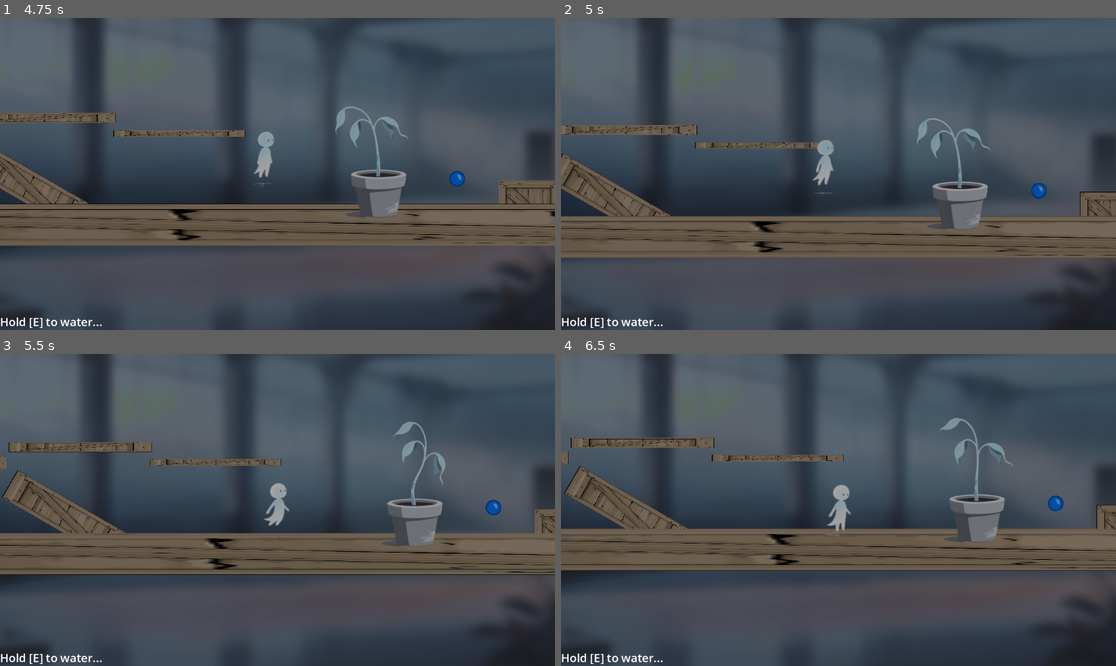
Above: before the commit, frames 1-4 (two rows, left to right).
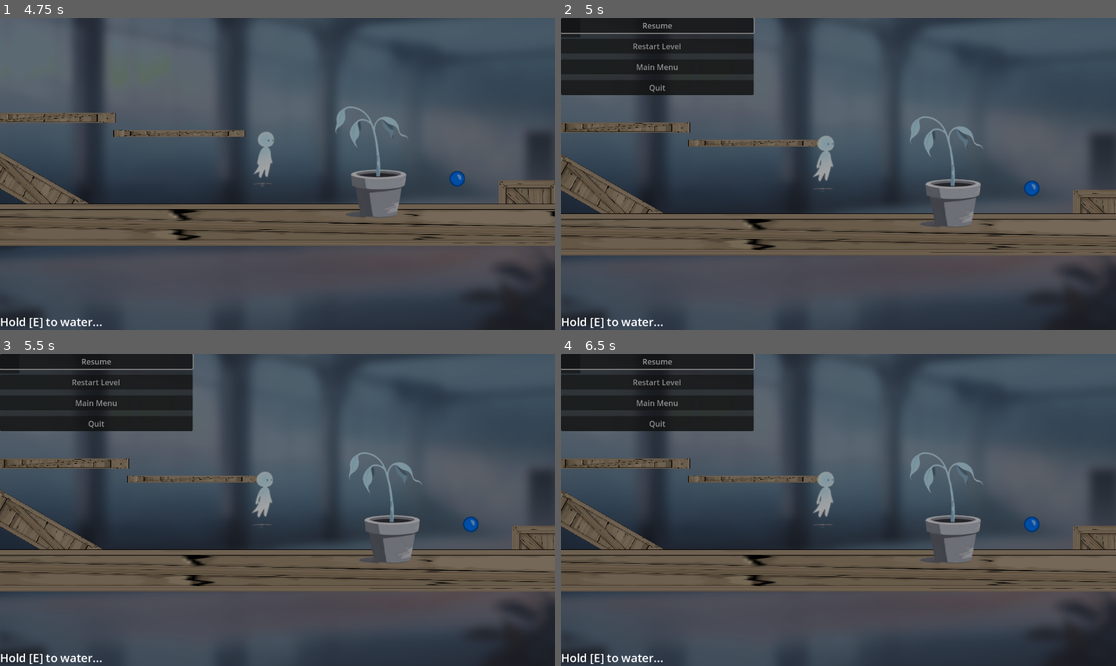
Above: after the commit, the same moments.

Repository: Yoloweeb/petals-of-you
Game: Godot game, scene res://scenes/start_menu.tscn
Two runs of this game, one before a commit and one after it. Both use one fixed random seed, a clock stepped at 60 frames per second and the inputs below. The engine's default icon, where the game draws it, is replaced by a stand-in: a white triangle on a blue panel in a dark square.
Inputs (mouse positions are in pixels of both pictures, inside the frame that each line leads up to):
- Up to frame 1 (4.75 s): click "Start" at 0.5 s; tap Enter at 1.25 s; move the mouse to (399, 158) at 1.27 s; hold D (move_right) 1.28-2 s; hold E (interact) 1.28-2 s; click (399, 158) at 1.42 s; tap Space (jump) at 1.52, 4.52 s; drag from (166, 189) to (432, 198) at 2.02 s; move the mouse to (333, 105) at 2.77 s; hold D (move_right) 2.78-3.5 s; tap Shift at 2.85 s; drag from (249, 236) to (449, 167) at 3.52 s; move the mouse to (444, 220) at 4.27 s; hold A (move_left) from 4.28 s (still down); tap Z at 4.35 s
- Up to frame 2 (5 s): keep holding A (move_left); tap Escape (ui_pause, bound only after the commit) at 4.9 s
- Up to frame 3 (5.5 s): release A (move_left) at 5 s; click (94, 360) at 5 s, where only the run after the commit has a clickable "Resume"
- Up to frame 4 (6.5 s): click (655, 382) at 5.75 s, where only the run after the commit has a clickable "Restart Level"

Frame 1 is identical in both runs. In frame 2, 16% of the frame differs, in the area x 0-100%, y 0-77%; in frame 3, 27%; in frame 4, 29%, in the area x 0-100%, y 0-81%.

Commit message:
Pause menu v1, but not working yet

Diff:
--- a/project.godot
+++ b/project.godot
@@ -19,6 +19,7 @@
 
 Game="*res://scripts/Game.gd"
 MetSys="*res://addons/MetroidvaniaSystem/Nodes/Singleton.tscn"
+UiRoot="*res://ui/ui_root.tscn"
 
 [editor_plugins]
 
@@ -46,6 +47,12 @@
 "events": [Object(InputEventKey,"resource_local_to_scene":false,"resource_name":"","device":-1,"window_id":0,"alt_press …(191 unchanged characters)…
 ]
 }
+ui_pause={
+"deadzone": 0.2,
+"events": [Object(InputEventKey,"resource_local_to_scene":false,"resource_name":"","device":0,"window_id":0,"alt_pressed":false,"shift_pressed":false,"ctrl_pressed":false,"meta_pressed":false,"pressed":false,"keycode":0,"physical_keycode":4194305,"key_label":0,"unicode":0,"location":0,"echo":false,"script":null)
+, Object(InputEventKey,"resource_local_to_scene":false,"resource_name":"","device":-1,"window_id":0,"alt_pressed":false,"shift_pressed":false,"ctrl_pressed":false,"meta_pressed":false,"pressed":false,"keycode":0,"physical_keycode":80,"key_label":0,"unicode":112,"location":0,"echo":false,"script":null)
+]
+}
 
 [plugins]
 
--- /dev/null
+++ b/scripts/pause_menu.gd
@@ -0,0 +1,33 @@
+extends Control
+
+signal resume_requested
+signal restart_requested
+signal main_menu_requested
+signal quit_requested
+
+@onready var resume_button: Button = $CenterContainer/PanelContainer/VBoxContainer/ResumeButton
+
+func _ready() -> void:
+	# Critical: pause menu must work while the tree is paused
+	process_mode = Node.PROCESS_MODE_WHEN_PAUSED
+	visible = false
+
+func open() -> void:
+	visible = true
+	resume_button.grab_focus()
+
+func close() -> void:
+	visible = false
+
+
+func _on_resume_button_pressed() -> void:
+	resume_requested.emit()
+
+func _on_restart_button_pressed() -> void:
+	restart_requested.emit()
+
+func _on_main_menu_button_pressed() -> void:
+	main_menu_requested.emit()
+
+func _on_quit_button_pressed() -> void:
+	quit_requested.emit()
--- /dev/null
+++ b/scripts/ui_root.gd
@@ -0,0 +1,58 @@
+extends CanvasLayer
+
+const START_MENU_SCENE := "res://scenes/start_menu.tscn"
+
+@onready var pause_menu: Control = $PauseMenu
+
+var _is_open := false
+
+func _ready() -> void:
+	# UIRoot must keep processing during pause so it can unpause
+	process_mode = Node.PROCESS_MODE_ALWAYS
+
+	# Wire pause menu signals
+	pause_menu.resume_requested.connect(_on_resume_requested)
+	pause_menu.restart_requested.connect(_on_restart_requested)
+	pause_menu.main_menu_requested.connect(_on_main_menu_requested)
+	pause_menu.quit_requested.connect(_on_quit_requested)
+
+	_close_pause()
+
+func _unhandled_input(event: InputEvent) -> void:
+	if event.is_action_pressed("ui_pause"):
+		# Avoid pausing inside Start Menu (and later other non-game scenes)
+		if _is_in_start_menu():
+			return
+		if _is_open:
+			_close_pause()
+		else:
+			_open_pause()
+		get_viewport().set_input_as_handled()
+
+func _open_pause() -> void:
+	_is_open = true
+	get_tree().paused = true
+	pause_menu.open()
+
+func _close_pause() -> void:
+	_is_open = false
+	pause_menu.close()
+	get_tree().paused = false
+
+func _is_in_start_menu() -> bool:
+	var current := get_tree().current_scene
+	return current != null and current.scene_file_path == START_MENU_SCENE
+
+func _on_resume_requested() -> void:
+	_close_pause()
+
+func _on_restart_requested() -> void:
+	_close_pause()
+	get_tree().reload_current_scene()
+
+func _on_main_menu_requested() -> void:
+	_close_pause()
+	get_tree().change_scene_to_file(START_MENU_SCENE)
+
+func _on_quit_requested() -> void:
+	get_tree().quit()
--- /dev/null
+++ b/ui/pause_menu.tscn
@@ -0,0 +1,52 @@
+[gd_scene load_steps=2 format=3 uid="uid://dswm6q0je5bco"]
+
+[ext_resource type="Script" uid="uid://btepm22m3y8gs" path="res://scripts/pause_menu.gd" id="1_50142"]
+
+[node name="PauseMenu" type="Control"]
+layout_mode = 3
+anchors_preset = 15
+anchor_right = 1.0
+anchor_bottom = 1.0
+grow_horizontal = 2
+grow_vertical = 2
+script = ExtResource("1_50142")
+
+[node name="ColorRect" type="ColorRect" parent="."]
+layout_mode = 0
+offset_right = 40.0
+offset_bottom = 40.0
+color = Color(0, 0, 0, 0.5)
+
+[node name="CenterContainer" type="CenterContainer" parent="."]
+layout_mode = 0
+offset_right = 40.0
+offset_bottom = 40.0
+
+[node name="PanelContainer" type="PanelContainer" parent="CenterContainer"]
+custom_minimum_size = Vector2(400, 0)
+layout_mode = 2
+
+[node name="VBoxContainer" type="VBoxContainer" parent="CenterContainer/PanelContainer"]
+layout_mode = 2
+theme_override_constants/separation = 12
+
+[node name="ResumeButton" type="Button" parent="CenterContainer/PanelContainer/VBoxContainer"]
+layout_mode = 2
+text = "Resume"
+
+[node name="RestartButton" type="Button" parent="CenterContainer/PanelContainer/VBoxContainer"]
+layout_mode = 2
+text = "Restart Level"
+
+[node name="MainMenuButton" type="Button" parent="CenterContainer/PanelContainer/VBoxContainer"]
+layout_mode = 2
+text = "Main Menu"
+
+[node name="QuitButton" type="Button" parent="CenterContainer/PanelContainer/VBoxContainer"]
+layout_mode = 2
+text = "Quit"
+
+[connection signal="pressed" from="CenterContainer/PanelContainer/VBoxContainer/ResumeButton" to="." method="_on_resume_button_pressed"]
+[connection signal="pressed" from="CenterContainer/PanelContainer/VBoxContainer/RestartButton" to="." method="_on_restart_button_pressed"]
+[connection signal="pressed" from="CenterContainer/PanelContainer/VBoxContainer/MainMenuButton" to="." method="_on_main_menu_button_pressed"]
+[connection signal="pressed" from="CenterContainer/PanelContainer/VBoxContainer/QuitButton" to="." method="_on_quit_button_pressed"]
--- /dev/null
+++ b/ui/ui_root.tscn
@@ -0,0 +1,9 @@
+[gd_scene load_steps=3 format=3 uid="uid://cx2wfxlyahufg"]
+
+[ext_resource type="Script" uid="uid://blbsqm8gd2pue" path="res://scripts/ui_root.gd" id="1_l40t2"]
+[ext_resource type="PackedScene" uid="uid://dswm6q0je5bco" path="res://ui/pause_menu.tscn" id="2_d55xy"]
+
+[node name="UIRoot" type="CanvasLayer"]
+script = ExtResource("1_l40t2")
+
+[node name="PauseMenu" parent="." instance=ExtResource("2_d55xy")]
Not shown, added: scripts/pause_menu.gd.uid
Not shown, added: scripts/ui_root.gd.uid
